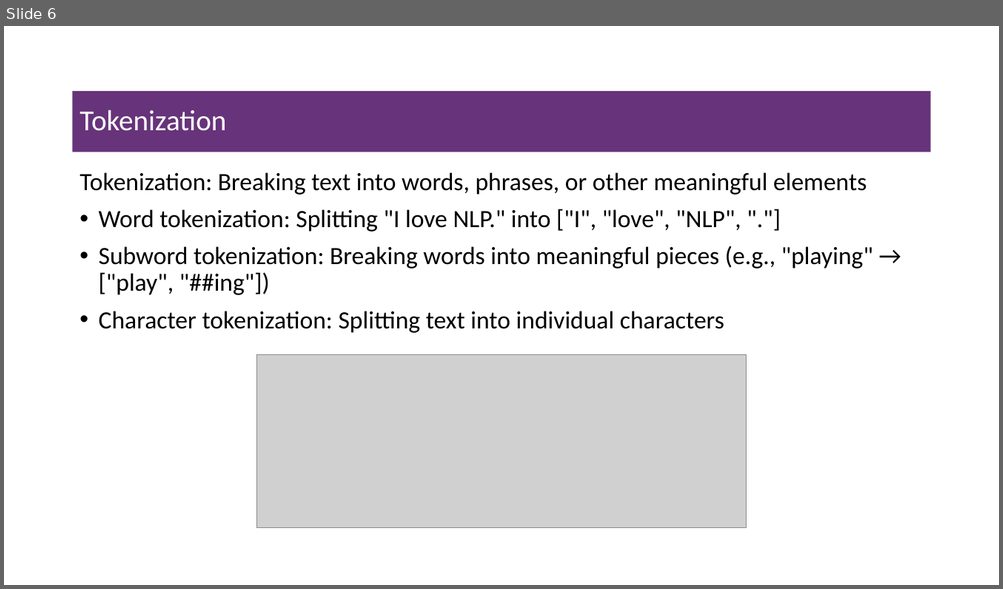
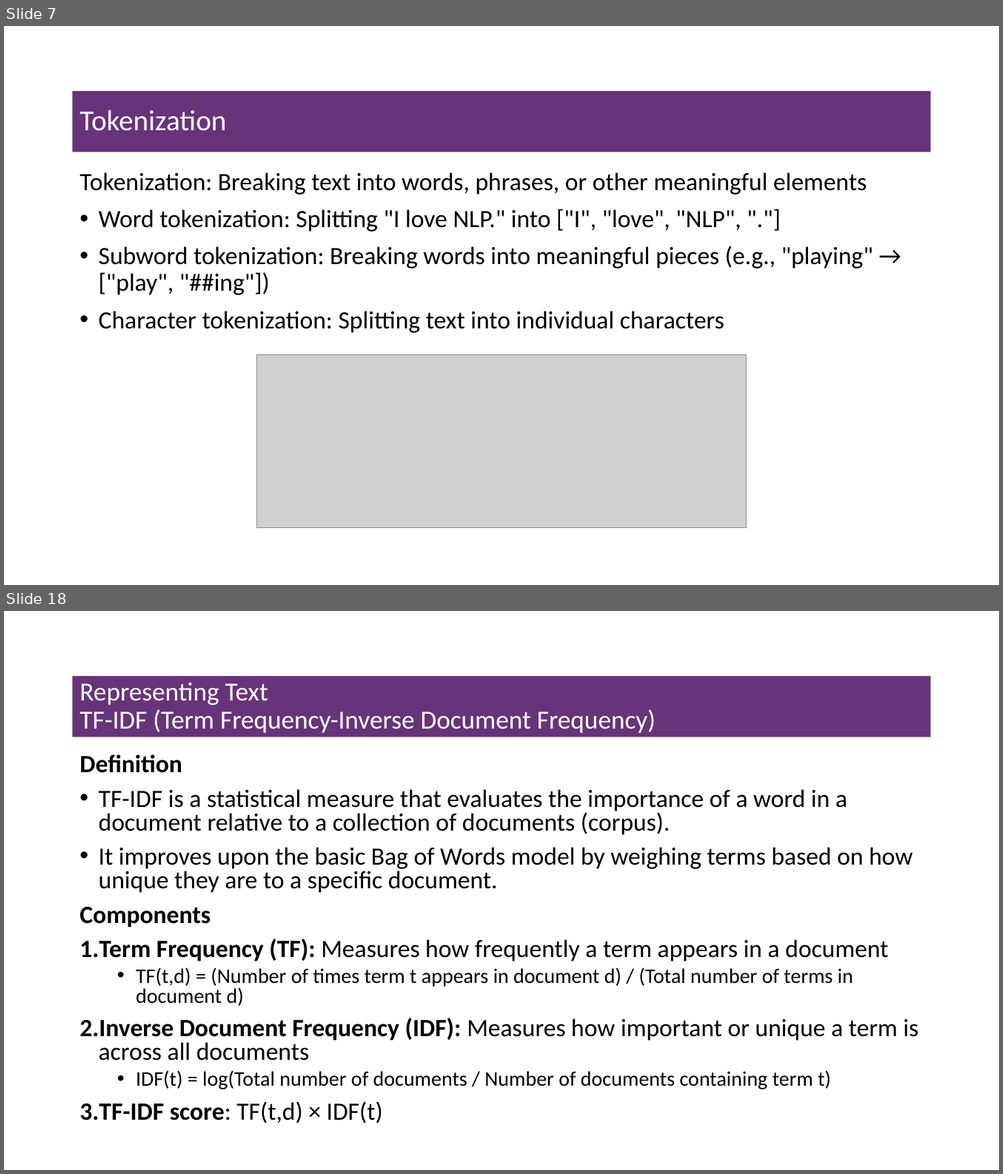
Before and after one commit to msfasha/307307-BI-Methods, a slide deck: 20242-NLP-LLM/lecture notes/Part 1 - Introduction to NLP/1-introduction to NLP.pptx. Shown one above the other, each under a label of ours: slide 6 before the commit, slides 7 and 18 after it; the slides between them are not shown. The pictures are 1003x589 and 1003x1174 pixels, drawn with LibreOffice and Linux fonts; fonts in the diff are those of the drawing; grey boxes stand for pictures; background and template pictures are left out. Boxes give left, top, right and bottom in pixels: in the first picture for what was removed or moved away, otherwise in the second. Text is boxed around its words. In the diff, an @@ line names an element or a change of style, - is before the commit and + after.

```diff
--- a/20242-NLP-LLM/lecture notes/Part 1 - Introduction to NLP/1-introduction to NLP.pptx
+++ b/20242-NLP-LLM/lecture notes/Part 1 - Introduction to NLP/1-introduction to NLP.pptx
@@ slide 18 added at (x1=4, y1=611, x2=999, y2=1170), background #FFFFFF @@
@@ title added at (x1=73, y1=676, x2=930, y2=737), fill #67337A, 25.2 pt, text #FFFFFF @@
+Representing Text
+TF-IDF (Term Frequency-Inverse Document Frequency)
@@ text added at (x1=79, y1=755, x2=919, y2=1124), 24 pt, text #000000 @@
+Definition
+• TF-IDF is a statistical measure that evaluates the importance of a word in a document relative to a collection of documents (corpus).
+• It improves upon the basic Bag of Words model by weighing terms based on how unique they are to a specific document.
+Components
+1. Term Frequency (TF): Measures how frequently a term appears in a document
+  • TF(t,d) = (Number of times term t appears in document d) / (Total number of terms in document d)
+2. Inverse Document Frequency (IDF): Measures how important or unique a term is across all documents
+  • IDF(t) = log(Total number of documents / Number of documents containing term t)
+3. TF-IDF score: TF(t,d) × IDF(t)
@@ what was slide 6 is now slide 7 @@
```
Also in this commit, not shown: 1 slide changed, 22 other slides added, 7 other files.
